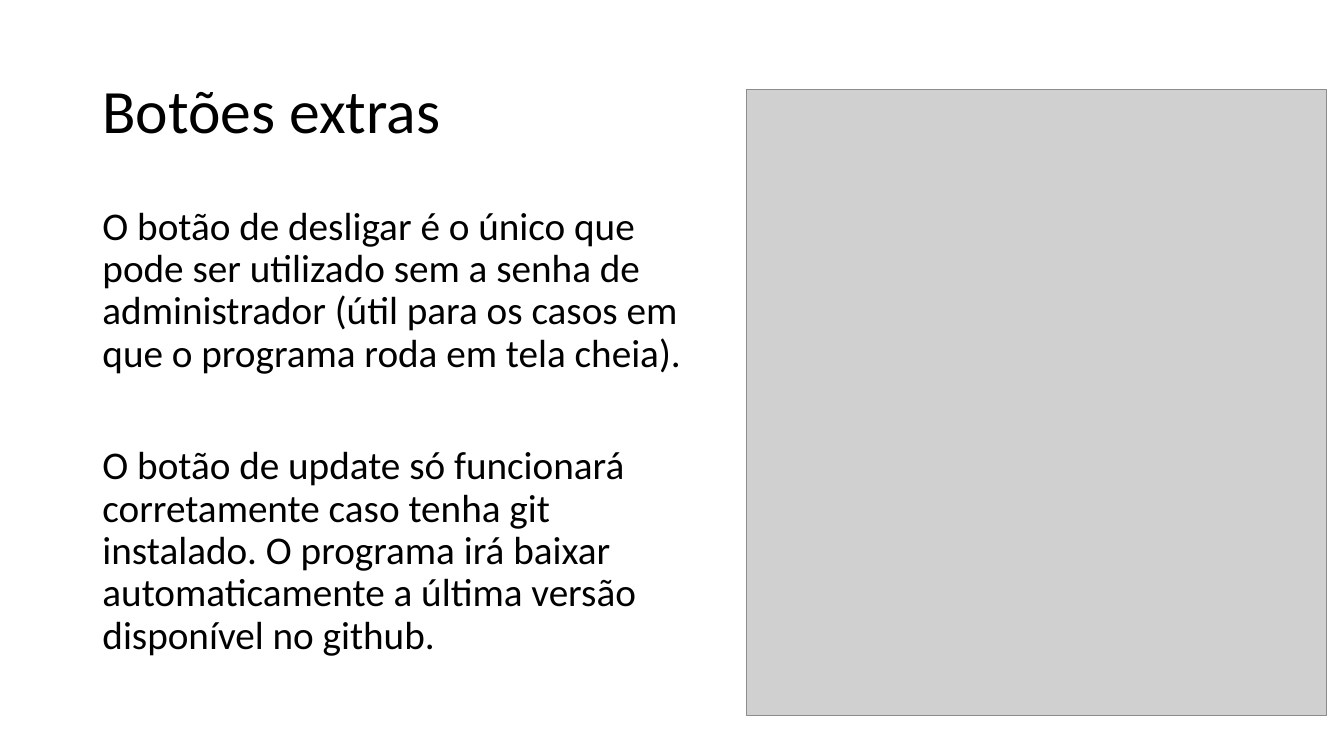
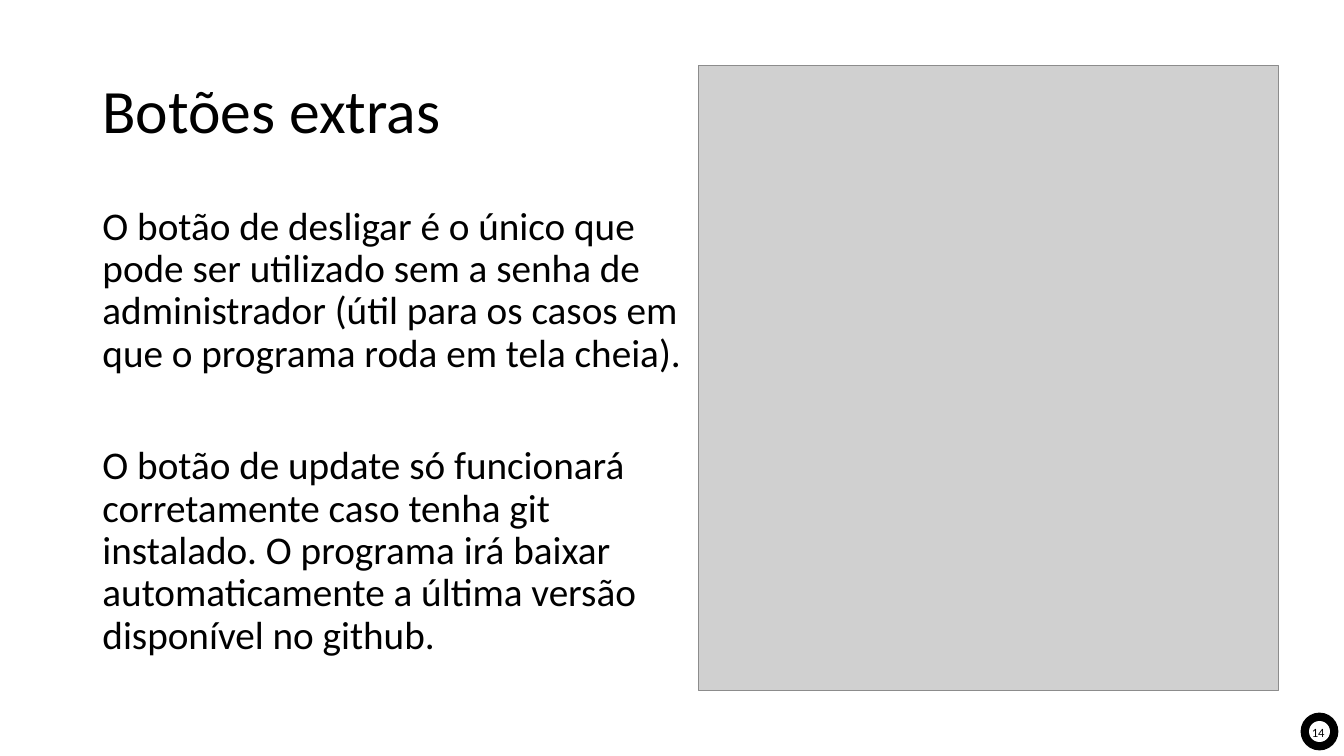
Before and after one commit to gpenello/ControleDeUso, a slide deck: slide 14 of Programa Controle de Uso de Equipamento.pptx. Drawn at 1344x756 pixels with LibreOffice and Linux fonts; fonts in the diff are those of the drawing; grey boxes stand for pictures. Boxes give left, top, right and bottom in pixels: in the first picture for what was removed or moved away, otherwise in the second. Text is boxed around its words. In the diff, an @@ line names an element or a change of style, - is before the commit and + after.

```diff
--- a/Programa Controle de Uso de Equipamento.pptx
+++ b/Programa Controle de Uso de Equipamento.pptx
@@ picture: place and size @@
-picture at [747, 90, 1327, 716]
+picture at [699, 66, 1278, 692]
@@ pie slice (boxed as its full ellipse) added at [1301, 713, 1339, 751], fill #000000 @@
@@ pie slice (boxed as its full ellipse) added at [1310, 721, 1331, 742], fill #FFFFFF @@
@@ text added at [1312, 729, 1325, 740], 9 pt, text #000000 @@
+14
```
Also in this commit, not shown: 13 other slides changed, 4 other files.
